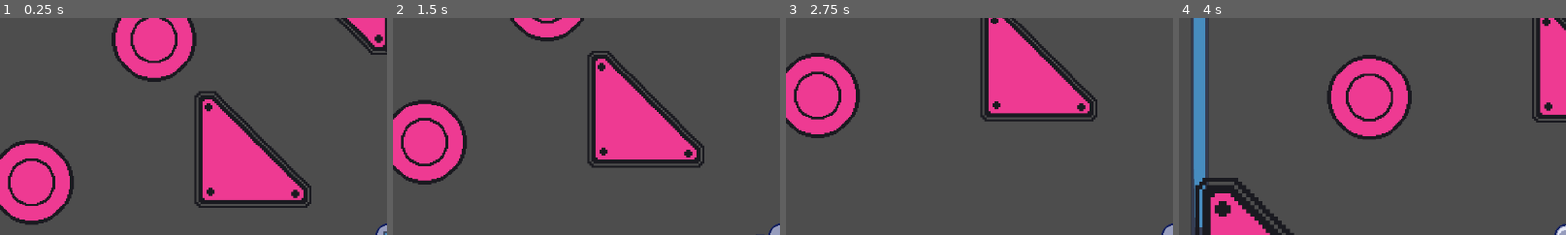
Above: before the commit, frames 1-4 (left to right).
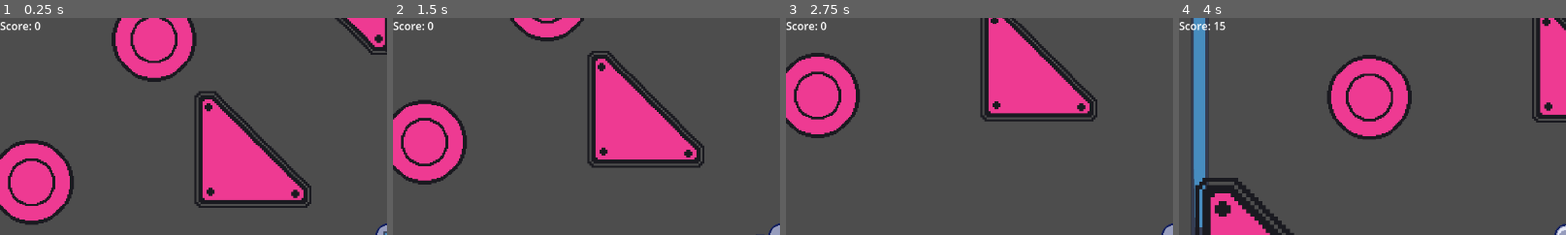
Above: after the commit, the same moments.

Repository: HjalteTagmose/Winball
Game: Godot game, scene res://scenes/TestScene.tscn
Two runs of this game, one before a commit and one after it. Both use one fixed random seed, a clock stepped at 60 frames per second and the inputs below. The engine's default icon, where the game draws it, is replaced by a stand-in: a white triangle on a blue panel in a dark square.
Inputs (mouse positions are % of the whole screen's width and height, from its top left):
- Up to frame 1 (0.25 s): no input
- Up to frame 2 (1.5 s): tap Enter (ui_accept) at 0.5, 0.77 s; move the mouse to (92, 97) at 0.52 s; tap S (aim_down) at 0.6 s; move the mouse to (30, 55) at 1.27 s; tap A (aim_left) at 1.35 s
- Up to frame 3 (2.75 s): tap Enter (ui_accept) at 1.52 s; move the mouse to (60, 28) at 2.02 s; tap D (aim_right) at 2.1 s
- Up to frame 4 (4 s): move the mouse to (45, 70) at 2.77 s; tap W (aim_up) at 2.85 s; tap Enter (ui_accept) at 3.02, 3.77 s; move the mouse to (80, 65) at 3.52 s; tap Space (launch) at 3.6 s
The pictures show only the part of the screen within x 0-50%, y 0-50%; the shares and areas given below are measured in that part.

The runs differ from the first frame. In frame 1, 0.2% of the frame differs, in the area x 0-11%, y 1-6%; in frame 2, 0.2%; in frame 3, 0.2%; in frame 4, 0.2%, in the area x 0-13%, y 1-6%.

Commit message:
Score Display

Diff:
--- a/prefabs/Room props/ammo_bumper.tscn
+++ b/prefabs/Room props/ammo_bumper.tscn
@@ -1,6 +1,6 @@
 [gd_scene load_steps=5 format=3 uid="uid://kcegbygl2qjq"]
 
-[ext_resource type="Script" uid="uid://hs0iqsrumsxw" path="res://scripts/ammoBumper.gd" id="1_51v4h"]
+[ext_resource type="Script" uid="uid://hs0iqsrumsxw" path="res://scripts/Map props/ammoBumper.gd" id="1_51v4h"]
 [ext_resource type="Texture2D" uid="uid://drg8puls0marl" path="res://art/ph_bumper_2.png" id="2_et802"]
 
 [sub_resource type="PhysicsMaterial" id="PhysicsMaterial_gbh0v"]
--- a/prefabs/Singeltons/game_canvas.tscn
+++ b/prefabs/Singeltons/game_canvas.tscn
@@ -1,12 +1,13 @@
-[gd_scene load_steps=3 format=3 uid="uid://bv1e88epmgpbo"]
+[gd_scene load_steps=4 format=3 uid="uid://bv1e88epmgpbo"]
 
-[ext_resource type="Script" path="res://scripts/game_canvas.gd" id="1_oe5df"]
-[ext_resource type="Script" path="res://scripts/ammo_display.gd" id="2_ig5ml"]
+[ext_resource type="Script" uid="uid://bstmxbklsqw1o" path="res://scripts/ui/game_canvas.gd" id="1_oe5df"]
+[ext_resource type="Script" uid="uid://pav6ewxq8tvh" path="res://scripts/ui/ammo_display.gd" id="2_ig5ml"]
+[ext_resource type="Script" uid="uid://d8ji1yq2j061" path="res://scripts/ui/score_display.gd" id="3_ig5ml"]
 
 [node name="GameCanvas" type="CanvasLayer"]
 script = ExtResource("1_oe5df")
 
-[node name="RichTextLabel" type="RichTextLabel" parent="."]
+[node name="AmmoDisplay" type="RichTextLabel" parent="."]
 offset_left = 965.0
 offset_top = 610.0
 offset_right = 1150.0
@@ -14,3 +15,9 @@
 theme_override_font_sizes/normal_font_size = 25
 text = "Test"
 script = ExtResource("2_ig5ml")
+
+[node name="ScoreDisplay" type="RichTextLabel" parent="."]
+offset_right = 202.0
+offset_bottom = 40.0
+text = "Score"
+script = ExtResource("3_ig5ml")
--- /dev/null
+++ b/scripts/ui/score_display.gd
@@ -0,0 +1,6 @@
+extends RichTextLabel
+
+# Called every frame. 'delta' is the elapsed time since the previous frame.
+func _process(delta: float) -> void:
+	text = "Score: " + str(Global.score)
+	pass
Renamed: scripts/ammoBumper.gd -> scripts/Map props/ammoBumper.gd
Renamed: scripts/ammoBumper.gd.uid -> scripts/Map props/ammoBumper.gd.uid
Renamed: scripts/ammo_display.gd -> scripts/ui/ammo_display.gd
Renamed: scripts/ammo_display.gd.uid -> scripts/ui/ammo_display.gd.uid
Renamed: scripts/game_canvas.gd -> scripts/ui/game_canvas.gd
Renamed: scripts/game_canvas.gd.uid -> scripts/ui/game_canvas.gd.uid
Not shown, added: scripts/ui/score_display.gd.uid
